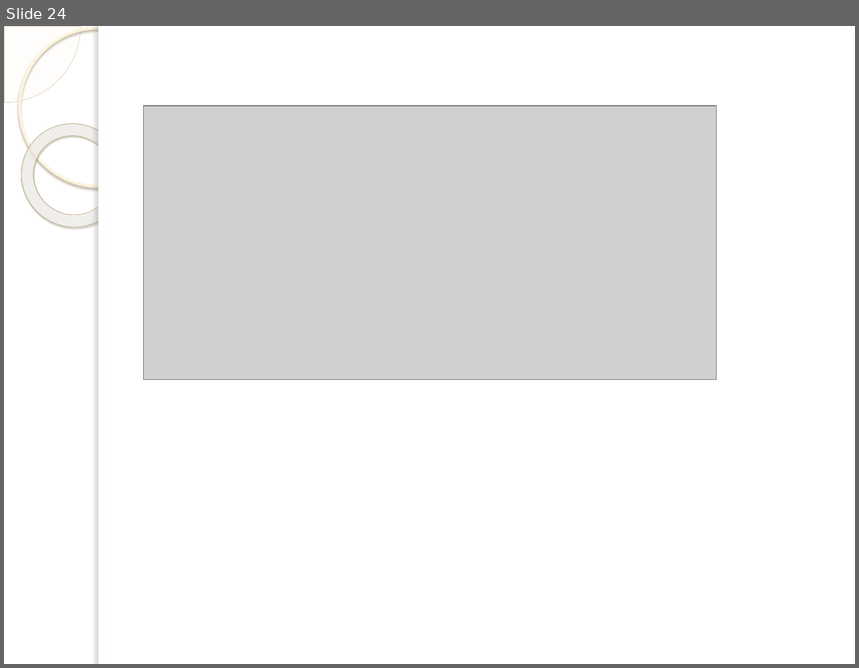
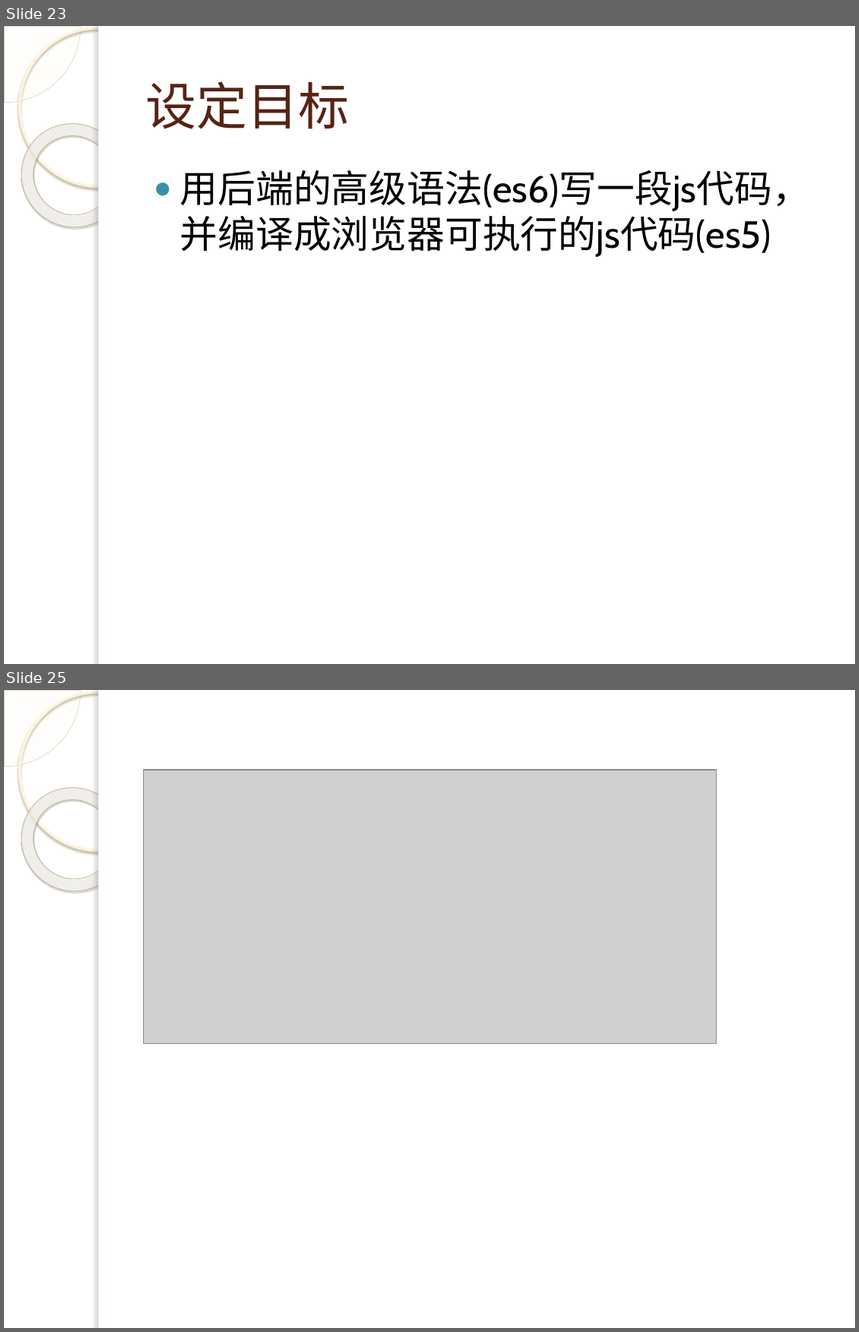
Before and after one commit to q315506754/algorithem, a slide deck: ps/js/演示文稿.pptx. Shown one above the other, each under a label of ours: slide 24 before the commit, slides 23 and 25 after it; the slides between them are not shown. The pictures are 859x668 and 859x1332 pixels, drawn with LibreOffice and Linux fonts; fonts in the diff are those of the drawing; grey boxes stand for pictures; background and template pictures are left out. Boxes give left, top, right and bottom in pixels: in the first picture for what was removed or moved away, otherwise in the second. Text is boxed around its words. In the diff, an @@ line names an element or a change of style, - is before the commit and + after.

```diff
--- a/ps/js/演示文稿.pptx
+++ b/ps/js/演示文稿.pptx
@@ slide 23 added at <box>4,26,855,664</box>, background picture (left out); not listed: 5 template elements that a slide beside it also shows @@
@@ title added at <box>146,81,349,129</box>, 43 pt, text #572314 @@
+设定目标
@@ text added at <box>180,170,810,257</box>, 32 pt, text #000000 @@
+● 用后端的高级语法(es6)写一段js代码，并编译成浏览器可执行的js代码(es5)
@@ what was slide 24 is now slide 25 @@
```
Also in this commit, not shown: 6 slides changed, 10 other slides added, 1 slide removed.
